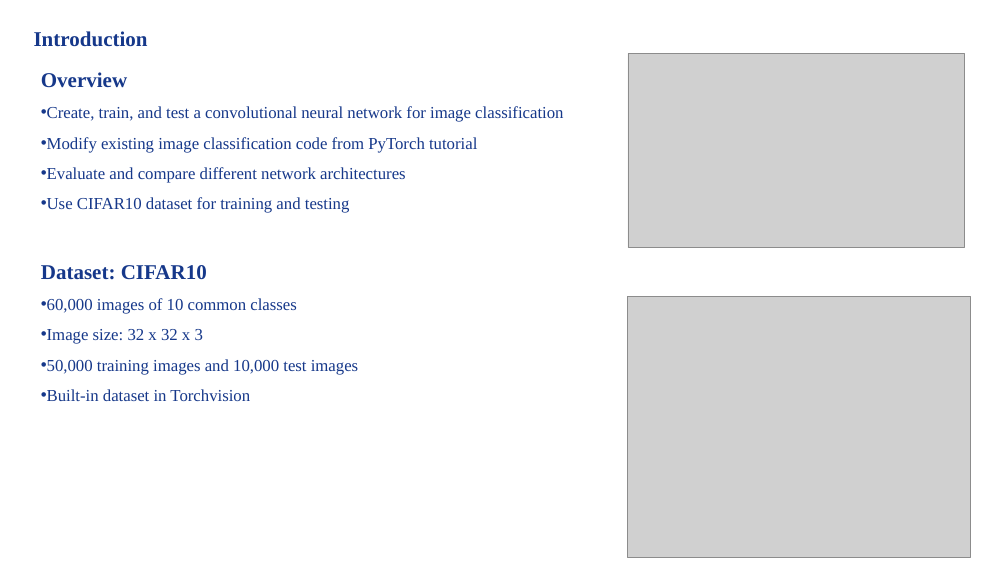
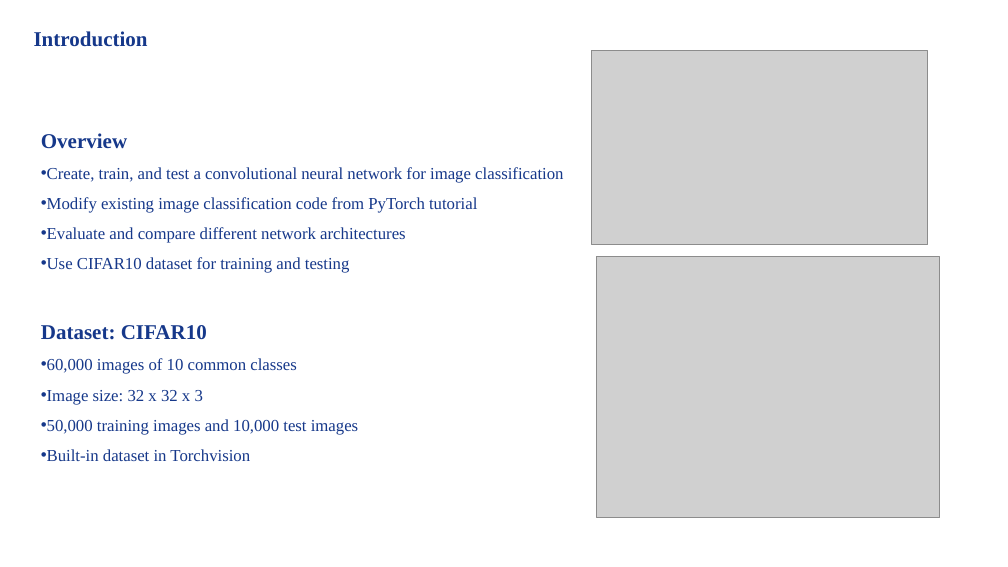
Before and after one commit to DosMiao/2302-Computer-Vision-CS-ECE-8690, a slide deck: slide 2 of CV2023_HW3B/CVSpring2023_Miao_Xuanbo_Assignment#3B.pptx. Drawn at 1008x567 pixels with LibreOffice and Linux fonts; fonts in the diff are those of the drawing; grey boxes stand for pictures. Boxes give left, top, right and bottom in pixels: in the first picture for what was removed or moved away, otherwise in the second. Text is boxed around its words. In the diff, an @@ line names an element or a change of style, - is before the commit and + after.

```diff
--- a/CV2023_HW3B/CVSpring2023_Miao_Xuanbo_Assignment#3B.pptx
+++ b/CV2023_HW3B/CVSpring2023_Miao_Xuanbo_Assignment#3B.pptx
@@ picture: place and size @@
-picture at <box>628,54,965,248</box>
+picture at <box>591,51,928,245</box>
@@ text "Overview": place and size @@
-text "Overview" at <box>41,72,563,401</box>
+text "Overview" at <box>41,133,563,461</box>
@@ picture: place and size @@
-picture at <box>628,296,971,557</box>
+picture at <box>597,257,940,518</box>
```
Also in this commit, not shown: 7 slides added, 4 slides removed, 18 other files.
